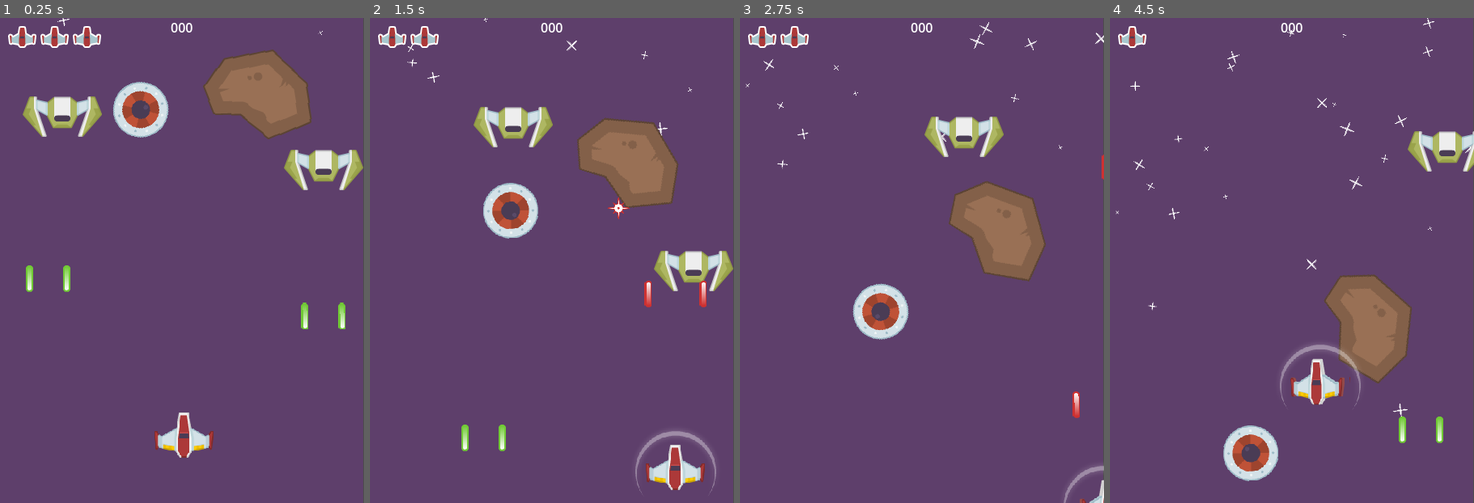
Above: before the commit, frames 1-4 (left to right).
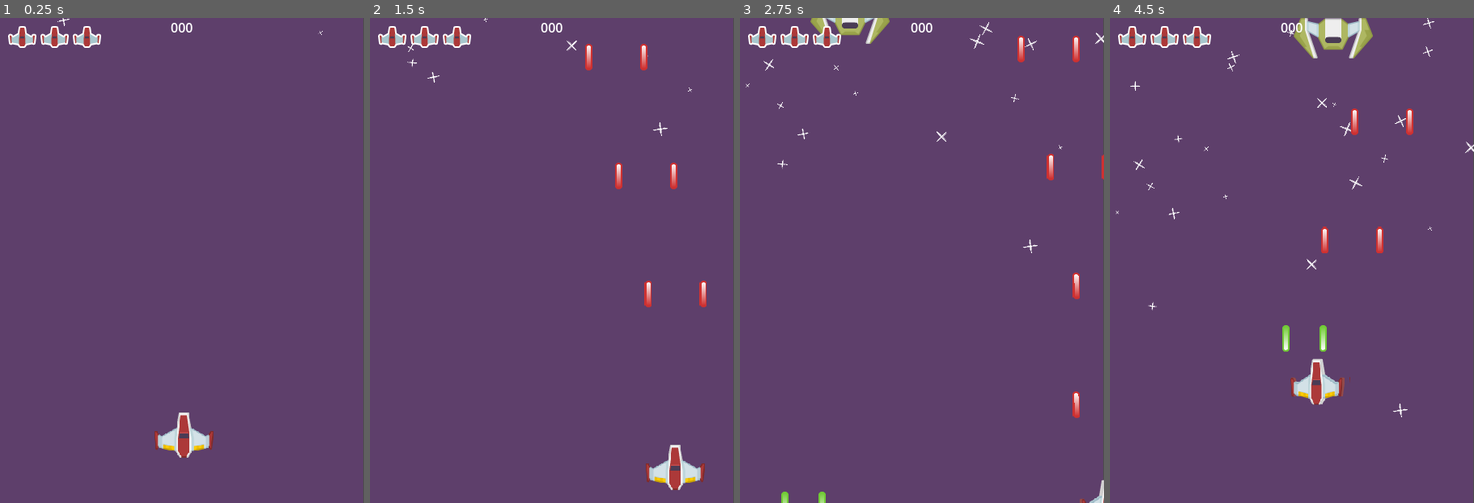
Above: after the commit, the same moments.

Repository: ivaylo-traykov/Yet-Another-Space-Shooter-course-
Game: Godot game, scene res://MainScenes/game.tscn
Two runs of this game, one before a commit and one after it. Both use one fixed random seed, a clock stepped at 60 frames per second and the inputs below.
Inputs:
- Up to frame 1 (0.25 s): no input
- Up to frame 2 (1.5 s): hold D (move_right) 0.53-1.28 s; hold Space (shoot) 0.53-1.28 s; hold S (move_down) from 1.28 s (still down); tap Space (shoot) at 1.35 s
- Up to frame 3 (2.75 s): release S (move_down) at 2.03 s; hold D (move_right) from 2.03 s (still down); hold Space (shoot) from 2.03 s (still down)
- Up to frame 4 (4.5 s): release D (move_right) at 2.78 s; release Space (shoot) at 2.78 s; hold W (move_up) 2.78-3.53 s; tap Space (shoot) at 2.85, 4.35 s; hold Space (shoot) 3.53-4.28 s; hold A (move_left) from 3.53 s (still down)

The runs differ from the first frame. In frame 1, 7.6% of the frame differs, in the area x 6-100%, y 6-65%; in frame 2, 8.2%; in frame 3, 7.4%; in frame 4, 8.5%, in the area x 11-100%, y 0-96%.

Commit message:
Add basic enemy spawner

Diff:
--- a/Enemy/bouncer_enemy.tscn
+++ b/Enemy/bouncer_enemy.tscn
@@ -1,7 +1,7 @@
 [gd_scene load_steps=3 format=3 uid="uid://b2egwju612lam"]
 
 [ext_resource type="PackedScene" uid="uid://d1r5x77ar7v73" path="res://Enemy/SlowShooter.tscn" id="1_l72sv"]
-[ext_resource type="Script" path="res://BouncerEnemy.gd" id="2_53qrg"]
+[ext_resource type="Script" path="res://Enemy/BouncerEnemy.gd" id="2_53qrg"]
 
 [node name="BouncerEnemy" instance=ExtResource("1_l72sv")]
 script = ExtResource("2_53qrg")
--- /dev/null
+++ b/MainScenes/BouncerEnemy.gd
@@ -0,0 +1,29 @@
+extends Node2D
+
+const MIN_SPAWN_TIME = 1.5
+
+var enemy_scenes = [
+	preload("res://Enemy/enemy_fast.tscn"),
+	preload("res://Enemy/bouncer_enemy.tscn"),
+	preload("res://Enemy/SlowShooter.tscn"),
+]
+var meteor_scene = preload("res://Meteor/Meteor.tscn")
+var spawn_time = 5.0
+@onready var spawn_timer = $SpawnTimer
+
+func _ready():
+	pass
+
+func _on_spawn_timer_timeout():
+	# Spawn enemy
+	var view_rect = get_viewport_rect()
+	var x_pos = randi_range(view_rect.position.x, view_rect.end.x)
+	var enemy_scene = enemy_scenes[randi() % enemy_scenes.size()]
+	if randf() < 0.1:
+		enemy_scene = preload("res://Meteor/Meteor.tscn")
+	var enemy = enemy_scene.instantiate()
+	enemy.position = Vector2(x_pos, position.y)
+	get_tree().current_scene.add_child(enemy)
+
+	# Reset timer
+	spawn_timer.start(spawn_time)
--- a/MainScenes/game.tscn
+++ b/MainScenes/game.tscn
@@ -1,13 +1,10 @@
-[gd_scene load_steps=9 format=3 uid="uid://bxh6qbaigjisb"]
+[gd_scene load_steps=6 format=3 uid="uid://bxh6qbaigjisb"]
 
 [ext_resource type="PackedScene" uid="uid://wv5ckum87ipp" path="res://Player/Player.tscn" id="1_gnlfi"]
 [ext_resource type="Texture2D" uid="uid://cakrynf65l1un" path="res://Assets/backgroundColor.png" id="1_xetkt"]
 [ext_resource type="Texture2D" uid="uid://b337hf52nv4yk" path="res://Assets/starBig.png" id="2_oa3dt"]
-[ext_resource type="PackedScene" uid="uid://dpgv4cfwix2fe" path="res://Meteor/Meteor.tscn" id="3_gqn7b"]
 [ext_resource type="PackedScene" uid="uid://fuiue6cdp4xj" path="res://HUD/HUD.tscn" id="5_aknq6"]
-[ext_resource type="PackedScene" uid="uid://20pku1h7q7ou" path="res://Enemy/enemy_fast.tscn" id="6_gydgq"]
-[ext_resource type="PackedScene" uid="uid://d1r5x77ar7v73" path="res://Enemy/SlowShooter.tscn" id="8_abx8d"]
-[ext_resource type="PackedScene" uid="uid://b2egwju612lam" path="res://Enemy/bouncer_enemy.tscn" id="8_qoh02"]
+[ext_resource type="Script" path="res://MainScenes/BouncerEnemy.gd" id="5_gjxth"]
 
 [node name="Game" type="Node"]
 
@@ -40,14 +37,13 @@
 z_index = 100
 position = Vector2(228, 517)
 
-[node name="Meteor" parent="." instance=ExtResource("3_gqn7b")]
-position = Vector2(319, 78)
+[node name="Spawner" type="Node2D" parent="."]
+position = Vector2(225, 0)
+script = ExtResource("5_gjxth")
 
-[node name="EnemyFast" parent="." instance=ExtResource("6_gydgq")]
-position = Vector2(174, 90)
+[node name="SpawnTimer" type="Timer" parent="Spawner"]
+wait_time = 2.0
+one_shot = true
+autostart = true
 
-[node name="SLowSHooter" parent="." instance=ExtResource("8_abx8d")]
-position = Vector2(400, 165)
-
-[node name="BouncerEnemy" parent="." instance=ExtResource("8_qoh02")]
-position = Vector2(58, 120)
+[connection signal="timeout" from="Spawner/SpawnTimer" to="Spawner" method="_on_spawn_timer_timeout"]
Renamed: BouncerEnemy.gd -> Enemy/BouncerEnemy.gd
